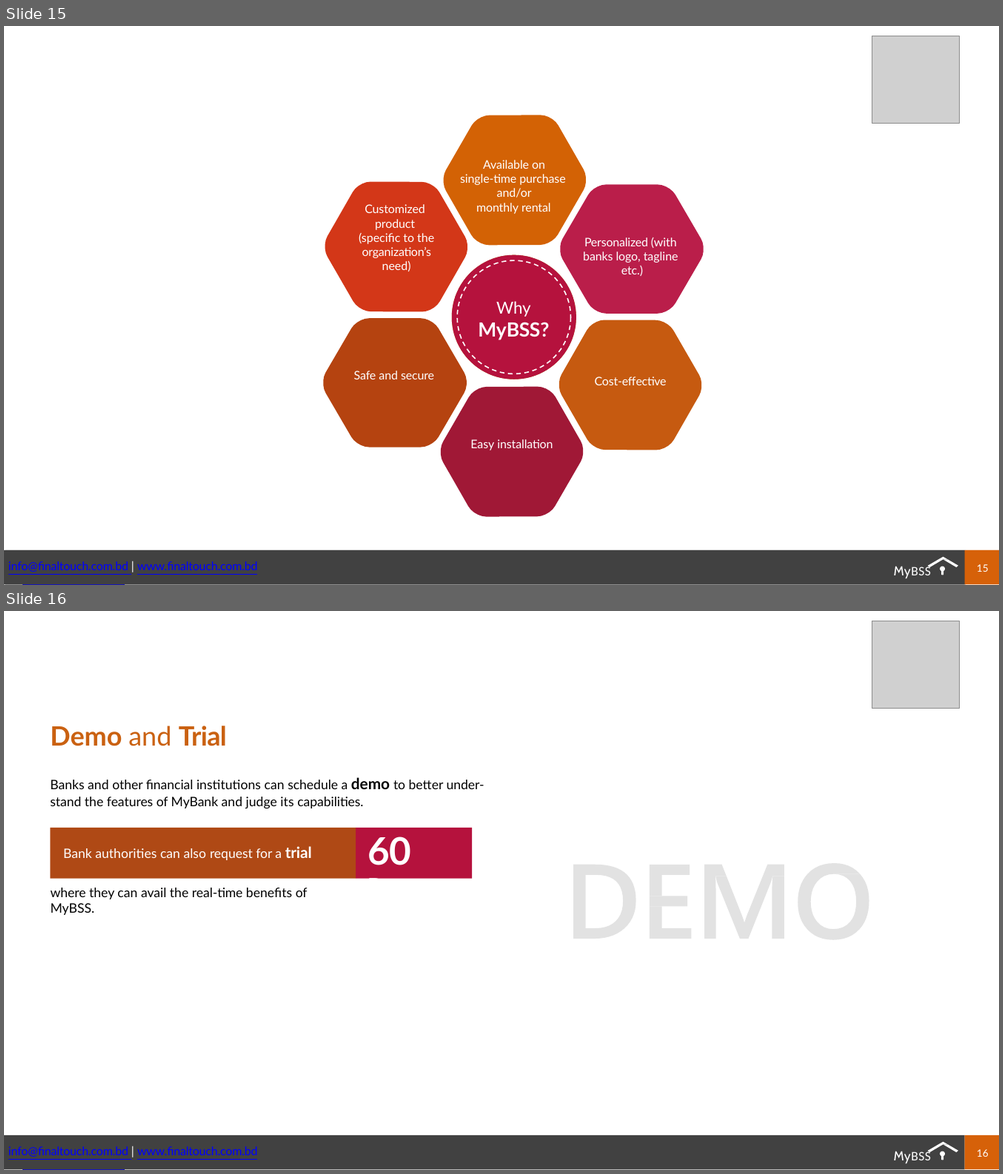
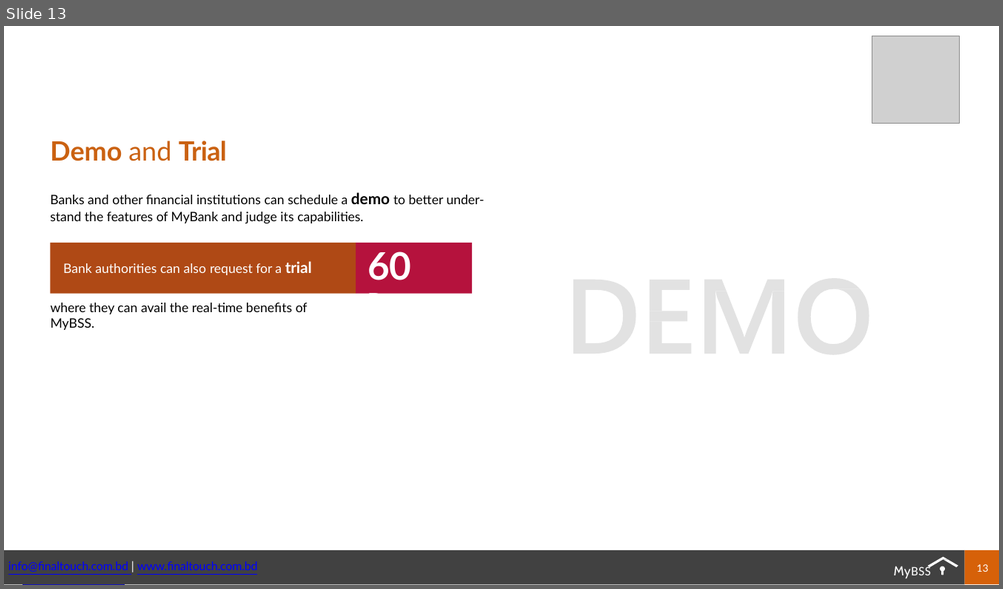
Before and after one commit to F4faysal/Bohumukhi-Somobai-somiti, a slide deck: APP.ppsx. Shown one above the other, each under a label of ours: slides 15 and 16 before the commit, slide 13 after it. The pictures are 1003x1174 and 1003x589 pixels, drawn with LibreOffice and Linux fonts; fonts in the diff are those of the drawing; grey boxes stand for pictures. Boxes give left, top, right and bottom in pixels: in the first picture for what was removed or moved away, otherwise in the second. Text is boxed around its words. In the diff, an @@ line names an element or a change of style, - is before the commit and + after.

```diff
--- a/APP.ppsx
+++ b/APP.ppsx
@@ slide 15 removed at (4, 26, 999, 585), background #FFFFFF @@
@@ picture removed at (871, 36, 959, 123) @@
@@ freeform shape removed at (443, 116, 585, 246) @@
@@ text removed at (460, 160, 565, 214) @@
-Available on single-time purchase
-and/or monthly rental
@@ freeform shape removed at (324, 182, 466, 312) @@
@@ freeform shape removed at (560, 184, 703, 313) @@
@@ text removed at (358, 204, 434, 272) @@
-Customized product (specific to the organization’s need)
@@ text removed at (583, 238, 678, 276) @@
-Personalized (with banks logo, tagline etc.)
@@ freeform shape removed at (452, 255, 576, 380) @@
@@ freeform shape removed at (452, 255, 576, 380) @@
@@ freeform shape removed at (457, 261, 570, 374) @@
@@ text removed at (478, 301, 549, 340) @@
-Why
-MyBSS?
@@ freeform shape removed at (323, 318, 466, 447) @@
@@ freeform shape removed at (559, 320, 701, 451) @@
@@ text removed at (354, 371, 434, 380) @@
-Safe and secure
@@ text removed at (595, 377, 666, 386) @@
-Cost-effective
@@ freeform shape removed at (441, 386, 583, 517) @@
@@ text removed at (470, 440, 552, 451) @@
-Easy installation
@@ freeform shape removed at (4, 550, 964, 584) @@
@@ freeform shape removed at (5, 550, 965, 584) @@
@@ freeform shape removed at (927, 557, 958, 567) @@
@@ freeform shape removed at (929, 557, 959, 567) @@
@@ freeform shape removed at (964, 550, 998, 584) @@
@@ freeform shape removed at (965, 550, 999, 584) @@
@@ text removed at (8, 562, 128, 575) @@
-info@finaltouch.com.bd | www.finaltouch.com.bd
@@ text removed at (22, 562, 257, 575) @@
-info@sesameindia.com | www.sesameindia.com
@@ text removed at (893, 565, 938, 580) @@
-MyBank
@@ text removed at (893, 565, 930, 580) @@
-MyBSS
@@ freeform shape removed at (939, 566, 944, 575) @@
@@ freeform shape removed at (941, 566, 946, 575) @@
@@ page number removed at (976, 565, 988, 572) @@
-15
@@ what was slide 16 is now slide 13 @@
@@ page number at (976, 565, 988, 572): text changed @@
-16
+13
```
Also in this commit, not shown: 8 slides changed, 2 other slides removed, 4 other files.
